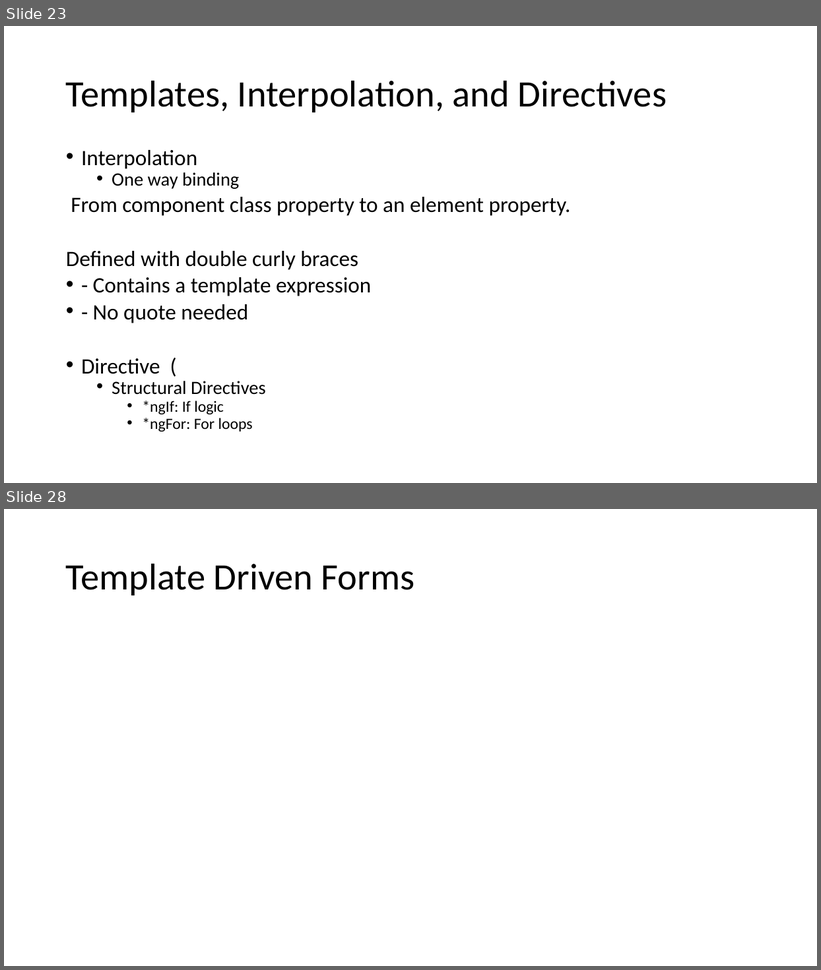
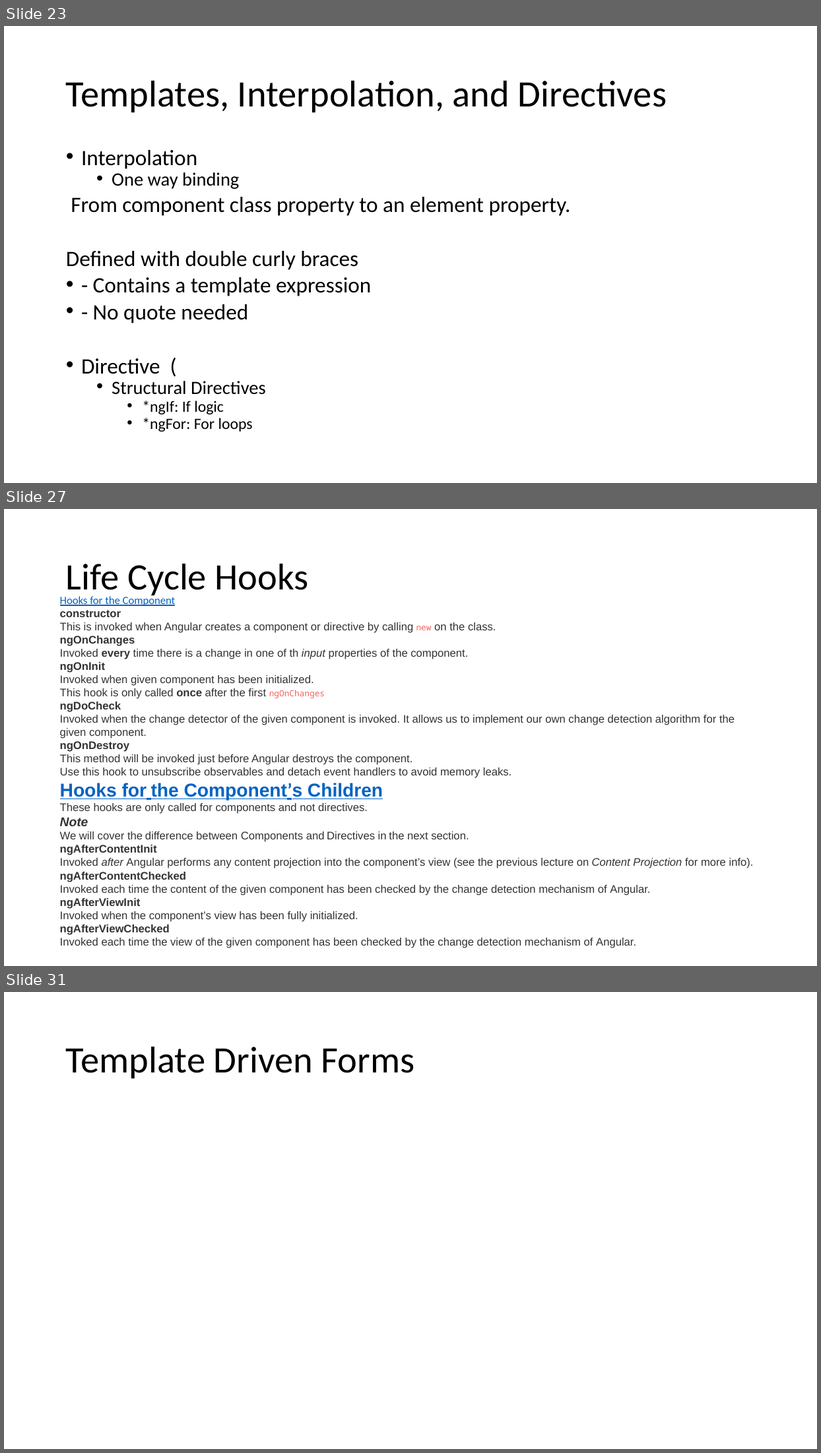
Before and after one commit to sitaramgarlapati/angularDemo, a slide deck: slides/Ang Sessions.pptx. Shown one above the other, each under a label of ours: slides 23 and 28 before the commit, slides 23, 27 and 31 after it; the slides between them are not shown. The pictures are 821x970 and 821x1453 pixels, drawn with LibreOffice and Linux fonts; fonts in the diff are those of the drawing. Boxes give left, top, right and bottom in pixels: in the first picture for what was removed or moved away, otherwise in the second. Text is boxed around its words. In the diff, an @@ line names an element or a change of style, - is before the commit and + after.

```diff
--- a/slides/Ang Sessions.pptx
+++ b/slides/Ang Sessions.pptx
@@ slide 27 added at (x1=4, y1=509, x2=817, y2=966), background #FFFFFF @@
@@ title added at (x1=66, y1=563, x2=309, y2=598), 44 pt, text #000000 @@
+Life Cycle Hooks
@@ text added at (x1=60, y1=595, x2=754, y2=949), 13 pt, text #333333 @@
+Hooks for the Component
+constructor
+This is invoked when Angular creates a component or directive by calling new on the class.
+ngOnChanges
+Invoked every time there is a change in one of th input properties of the component.
+ngOnInit
+Invoked when given component has been initialized.
+This hook is only called once after the first ngOnChanges
+ngDoCheck
+Invoked when the change detector of the given component is invoked. It allows us to implement our own change detection algorithm for the given component.
+ngOnDestroy
+This method will be invoked just before Angular destroys the component.
+Use this hook to unsubscribe observables and detach event handlers to avoid memory leaks.
+Hooks for the Component’s Children
+These hooks are only called for components and not directives.
+Note
+We will cover the difference between Components and Directives in the next section.
+ngAfterContentInit
+Invoked after Angular performs any content projection into the component’s view (see the previous lecture on Content Projection for more info).
+ngAfterContentChecked
+Invoked each time the content of the given component has been checked by the change detection mechanism of Angular.
+ngAfterViewInit
+Invoked when the component’s view has been fully initialized.
+ngAfterViewChecked
+Invoked each time the view of the given component has been checked by the change detection mechanism of Angular.
@@ what was slide 28 is now slide 31 @@
```
Also in this commit, not shown: 12 slides changed, 9 other slides added, 12 slides removed, 1 other file.
